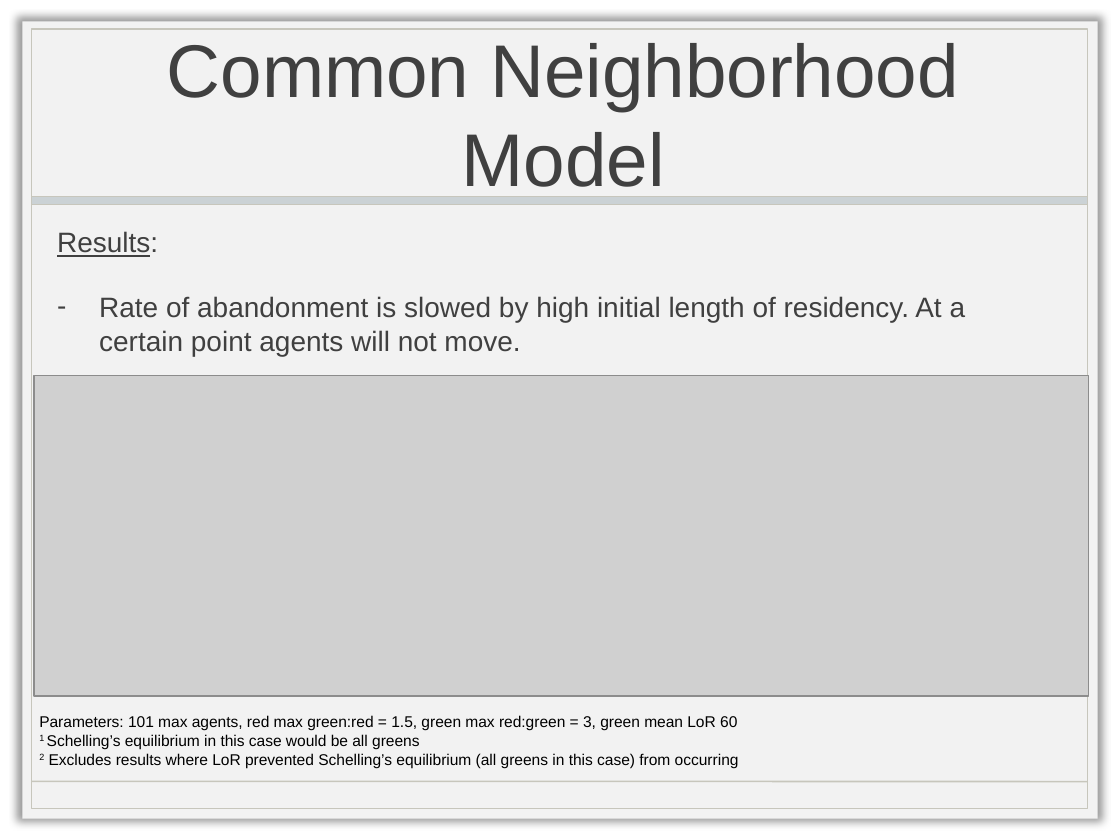
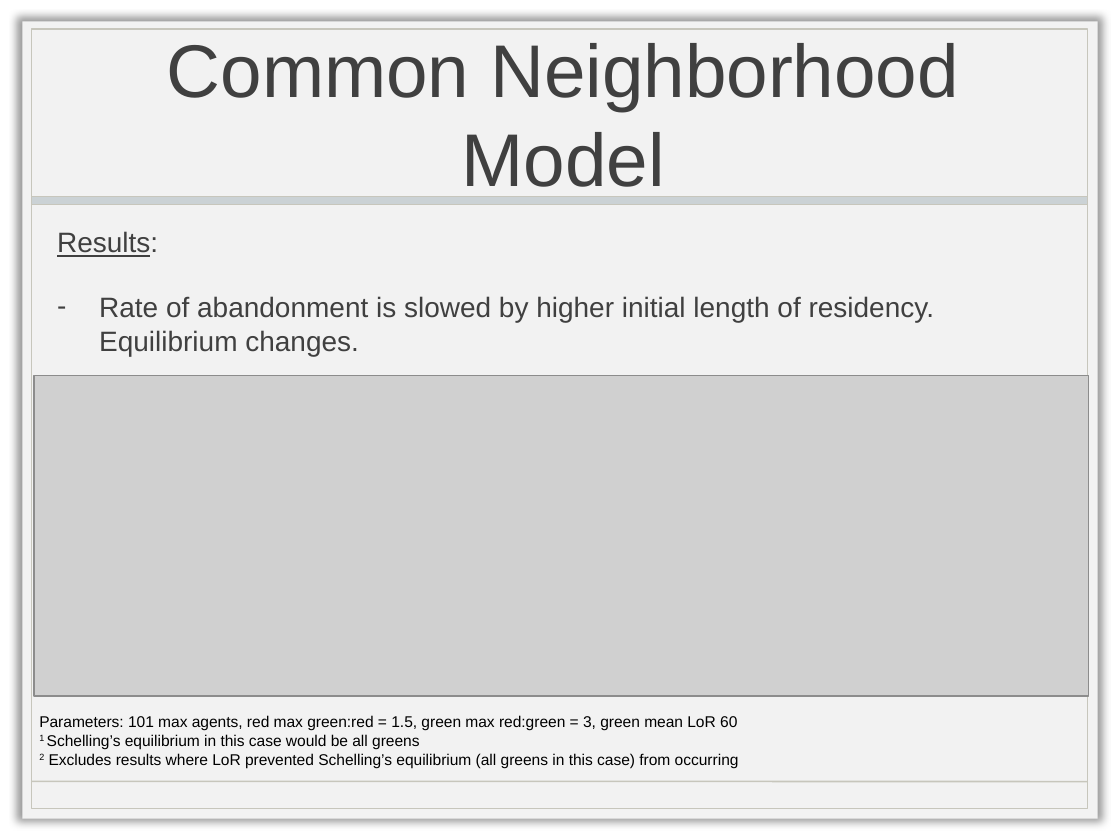
Before and after one commit to chathika/CAP6675HW2, a slide deck: slide 7 of CAP6675_HW2_Presentation.pptx. Drawn at 1120x840 pixels with LibreOffice and Linux fonts; fonts in the diff are those of the drawing; grey boxes stand for pictures; background and template pictures are left out. Boxes give left, top, right and bottom in pixels: in the first picture for what was removed or moved away, otherwise in the second. Text is boxed around its words. In the diff, an @@ line names an element or a change of style, - is before the commit and + after.

```diff
--- a/CAP6675_HW2_Presentation.pptx
+++ b/CAP6675_HW2_Presentation.pptx
@@ text at <box>99,296,934,356</box>: text changed @@
-– Rate of abandonment is slowed by high initial length of residency. At a certain point agents will not move.
+– Rate of abandonment is slowed by higher initial length of residency. Equilibrium changes.
```
Also in this commit, not shown: 3 other slides changed.
